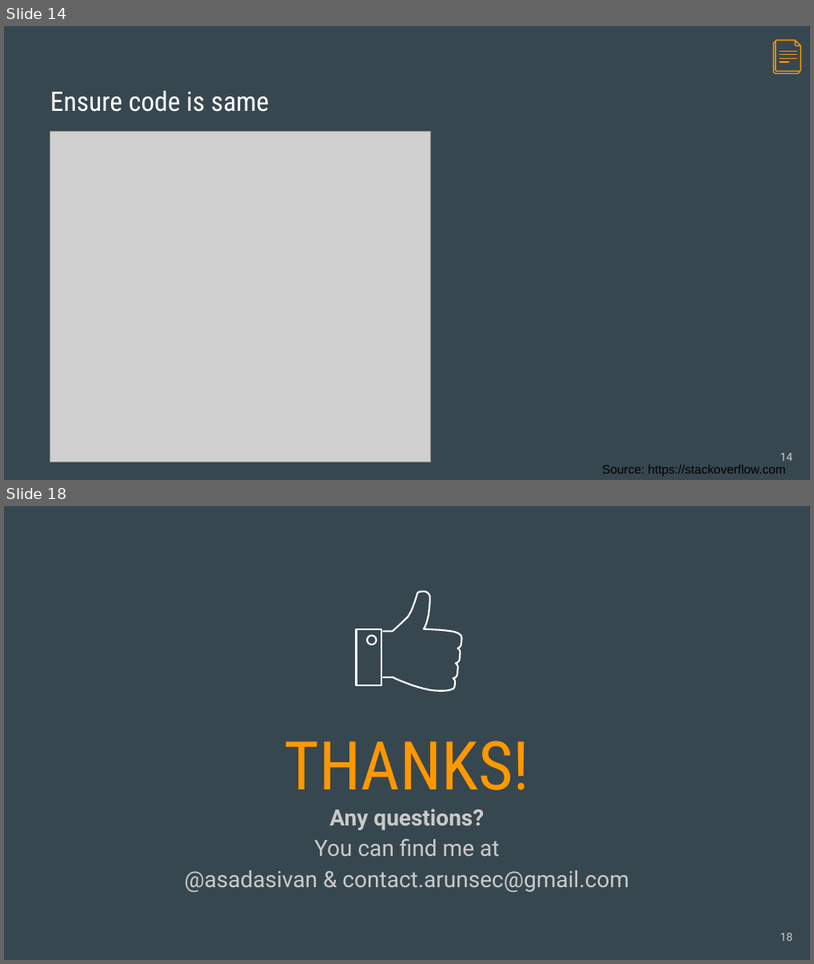
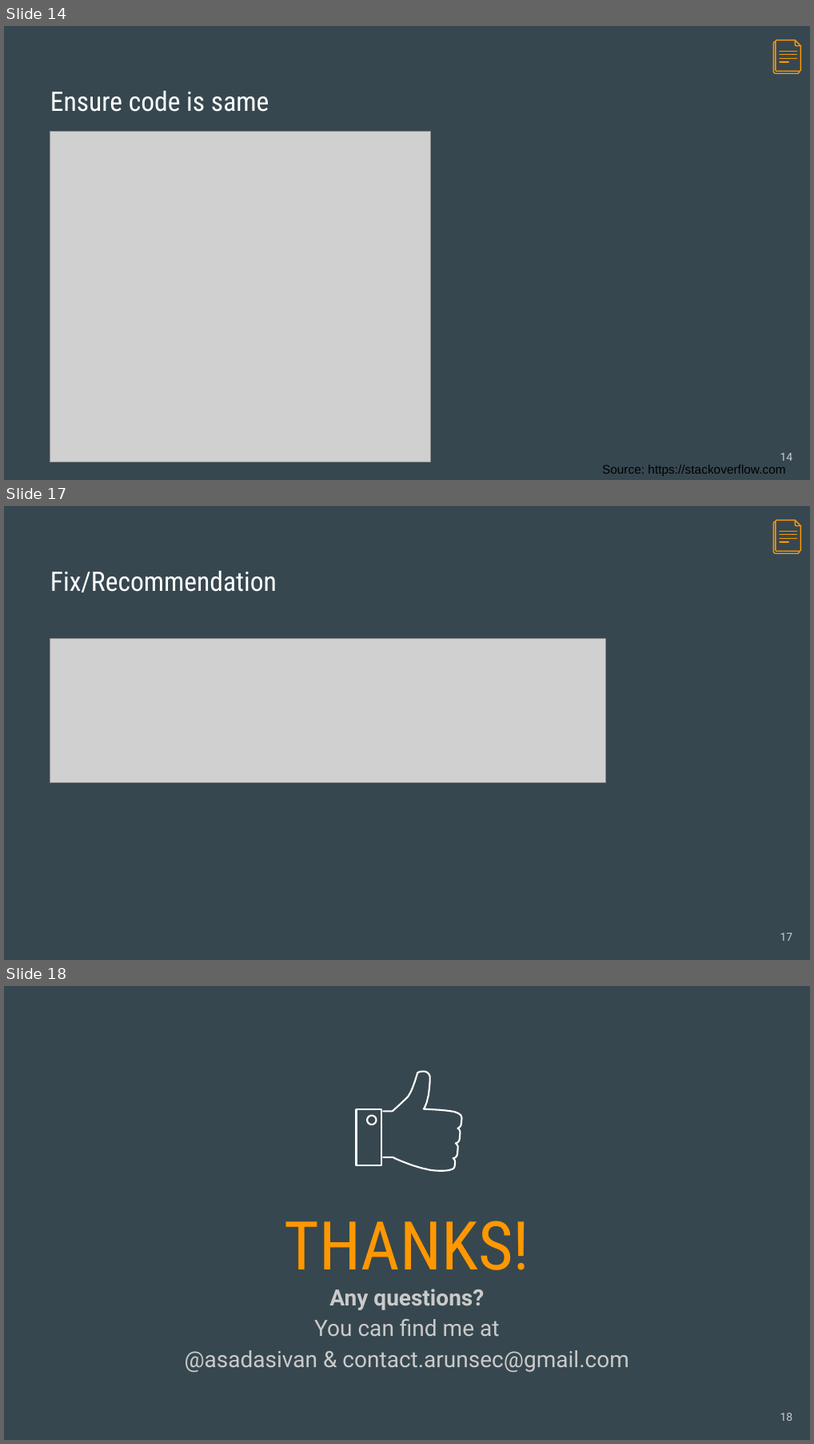
Before and after one commit to asadasivan/lascon_nft_ctf, a slide deck: docs/Lascon2022_badgegame.pptx. Shown one above the other, each under a label of ours: slides 14 and 18 before the commit, slides 14, 17 and 18 after it; the slides between them are not shown. The pictures are 814x964 and 814x1444 pixels, drawn with LibreOffice and Linux fonts; fonts in the diff are those of the drawing; grey boxes stand for pictures. Boxes give left, top, right and bottom in pixels: in the first picture for what was removed or moved away, otherwise in the second. Text is boxed around its words. In the diff, an @@ line names an element or a change of style, - is before the commit and + after.

```diff
--- a/docs/Lascon2022_badgegame.pptx
+++ b/docs/Lascon2022_badgegame.pptx
@@ slide 17 added at bbox=[4, 506, 810, 960], background #37474F @@
@@ group added at bbox=[774, 520, 802, 553]: 7 freeform shapes @@
@@ title added at bbox=[50, 571, 277, 592], 24 pt, text #FFFFFF @@
+Fix/Recommendation
@@ picture added at bbox=[50, 639, 606, 783] @@
@@ page number added at bbox=[781, 932, 794, 940], 10 pt, text #CACACA @@
+17
```
Also in this commit, not shown: 7 slides changed, 1 other slide added, 2 slides removed.
